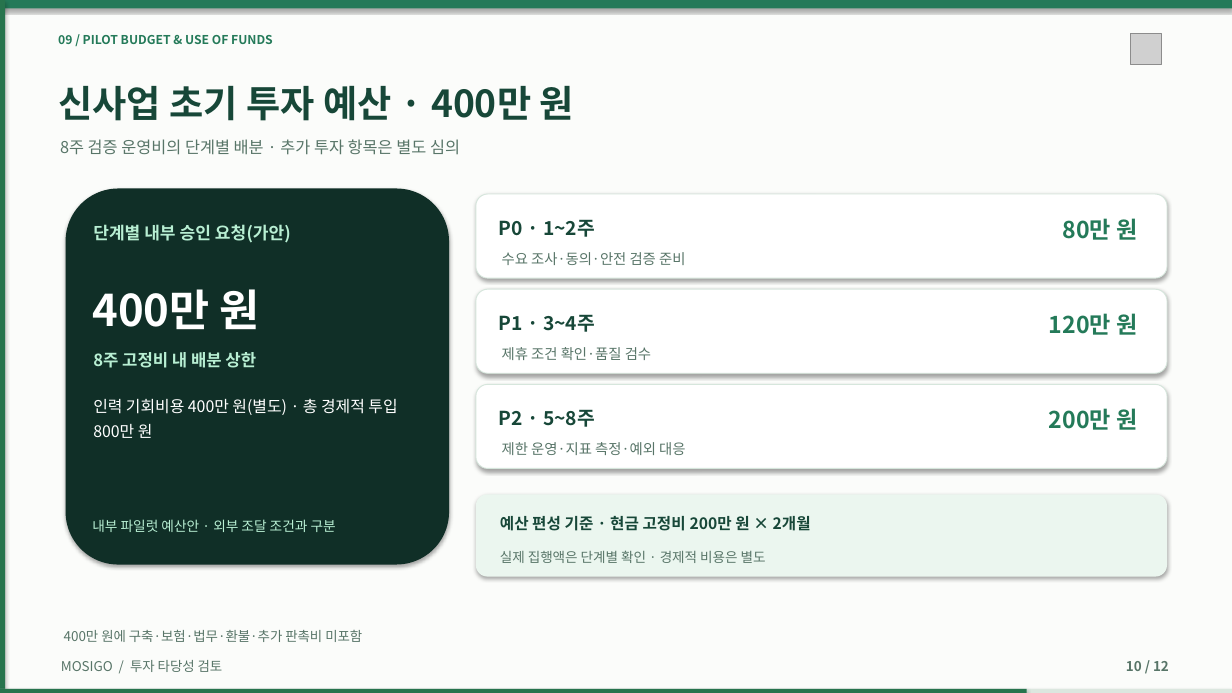
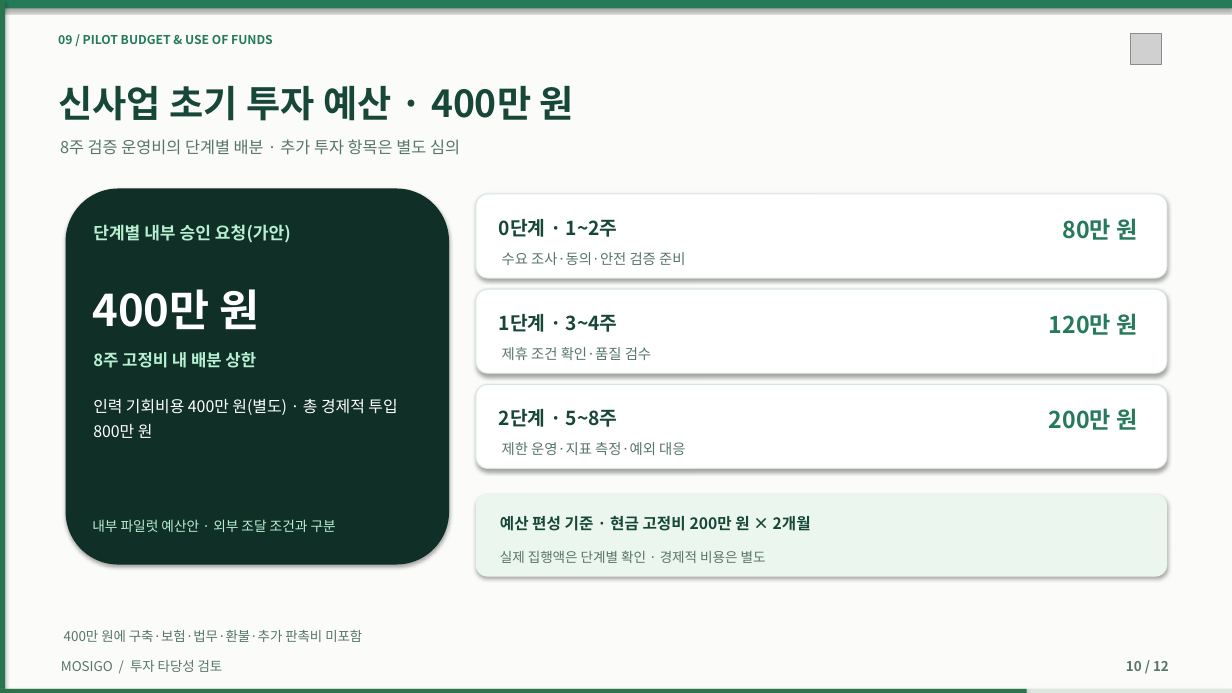
Before and after one commit to dohyunkimmm/mosigo-case-study, a slide deck: slide 10 of downloads/MOSIGO_IR_Investment_Review_12slides.pptx. Drawn at 1232x693 pixels with LibreOffice and Linux fonts; fonts in the diff are those of the drawing; grey boxes stand for pictures. Boxes give left, top, right and bottom in pixels: in the first picture for what was removed or moved away, otherwise in the second. Text is boxed around its words. In the diff, an @@ line names an element or a change of style, - is before the commit and + after.

```diff
--- a/downloads/MOSIGO_IR_Investment_Review_12slides.pptx
+++ b/downloads/MOSIGO_IR_Investment_Review_12slides.pptx
@@ text at box(499, 219, 618, 237): text changed @@
-P0 · 1~2주
+0단계 · 1~2주
@@ text at box(499, 314, 618, 332): text changed @@
-P1 · 3~4주
+1단계 · 3~4주
@@ text at box(499, 409, 618, 427): text changed @@
-P2 · 5~8주
+2단계 · 5~8주
```
Also in this commit, not shown: 3 other slides changed, 9 other files.
